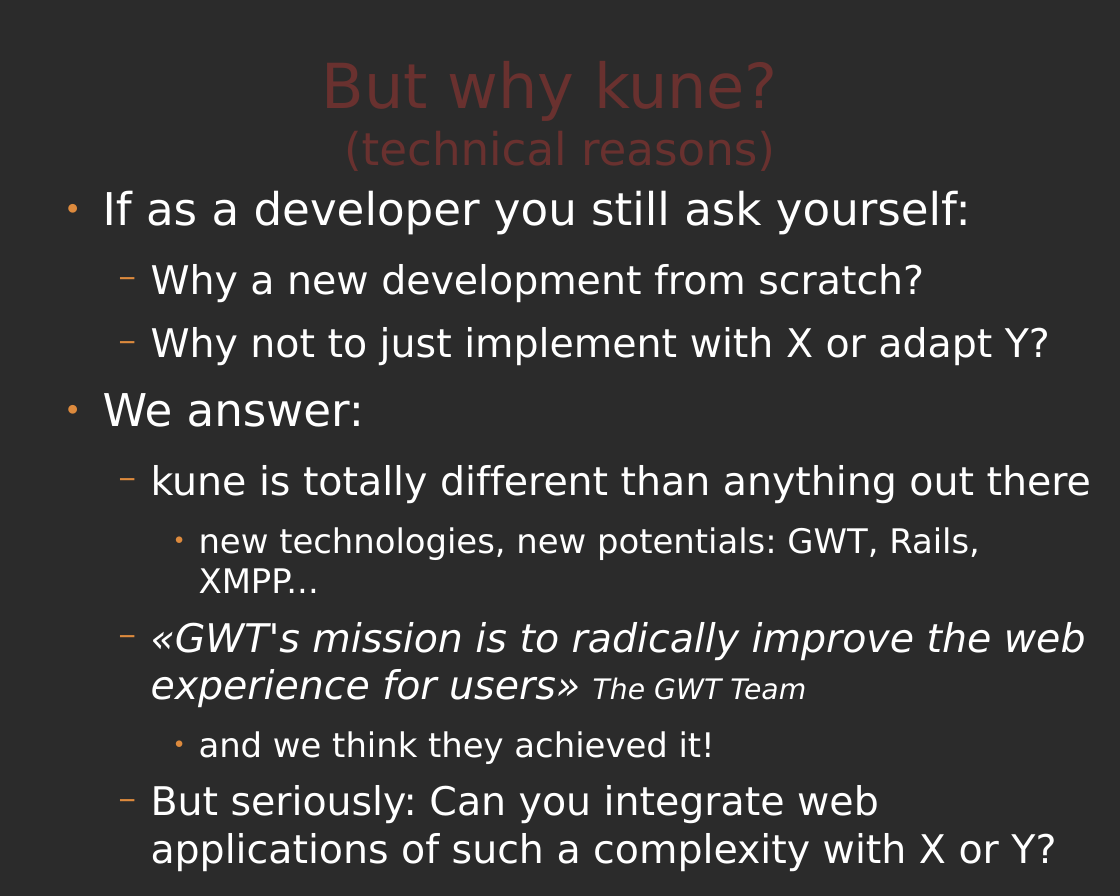
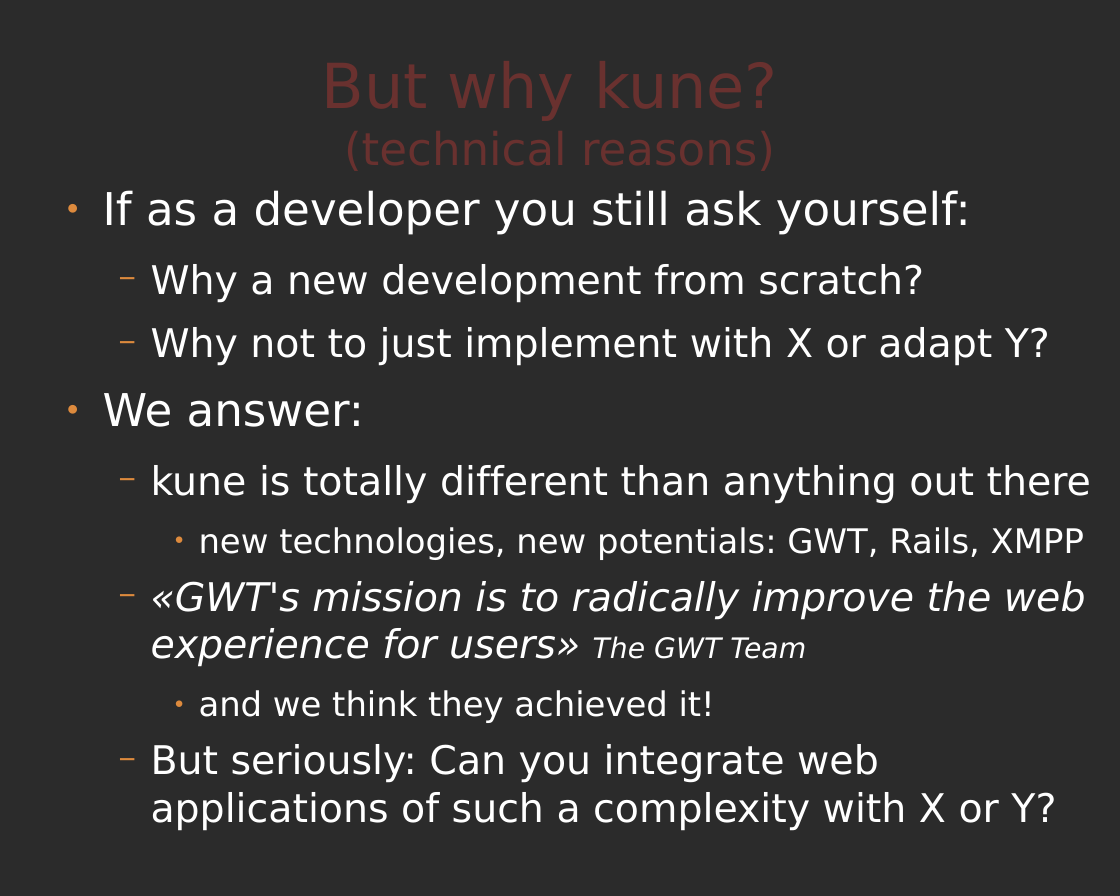
Before and after one commit to comunes/kune, a slide deck: slide 20 of doc/kune-ene-09.odp. Drawn at 1120x896 pixels with LibreOffice and Linux fonts; fonts in the diff are those of the drawing; background and template pictures are left out; a plain dark background stands for a picture behind light text. Boxes give left, top, right and bottom in pixels: in the first picture for what was removed or moved away, otherwise in the second. Text is boxed around its words. In the diff, an @@ line names an element or a change of style, - is before the commit and + after.

```diff
--- a/doc/kune-ene-09.odp
+++ b/doc/kune-ene-09.odp
@@ text at (x1=199, y1=527, x2=1084, y2=560): text changed @@
-    ● new technologies, new potentials: GWT, Rails, XMPP...
+    ● new technologies, new potentials: GWT, Rails, XMPP
```
Also in this commit, not shown: 1 other slide changed.
